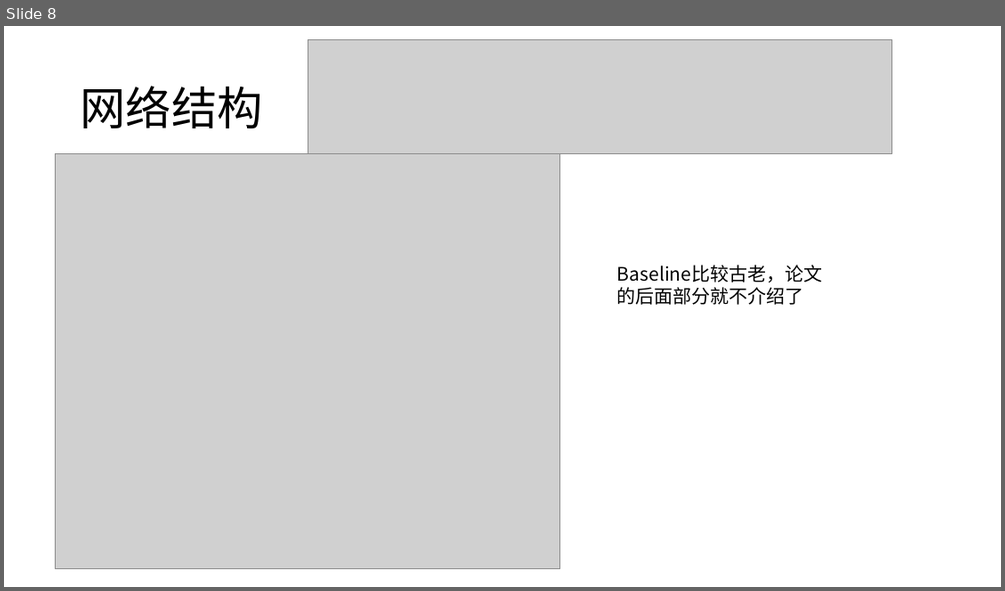
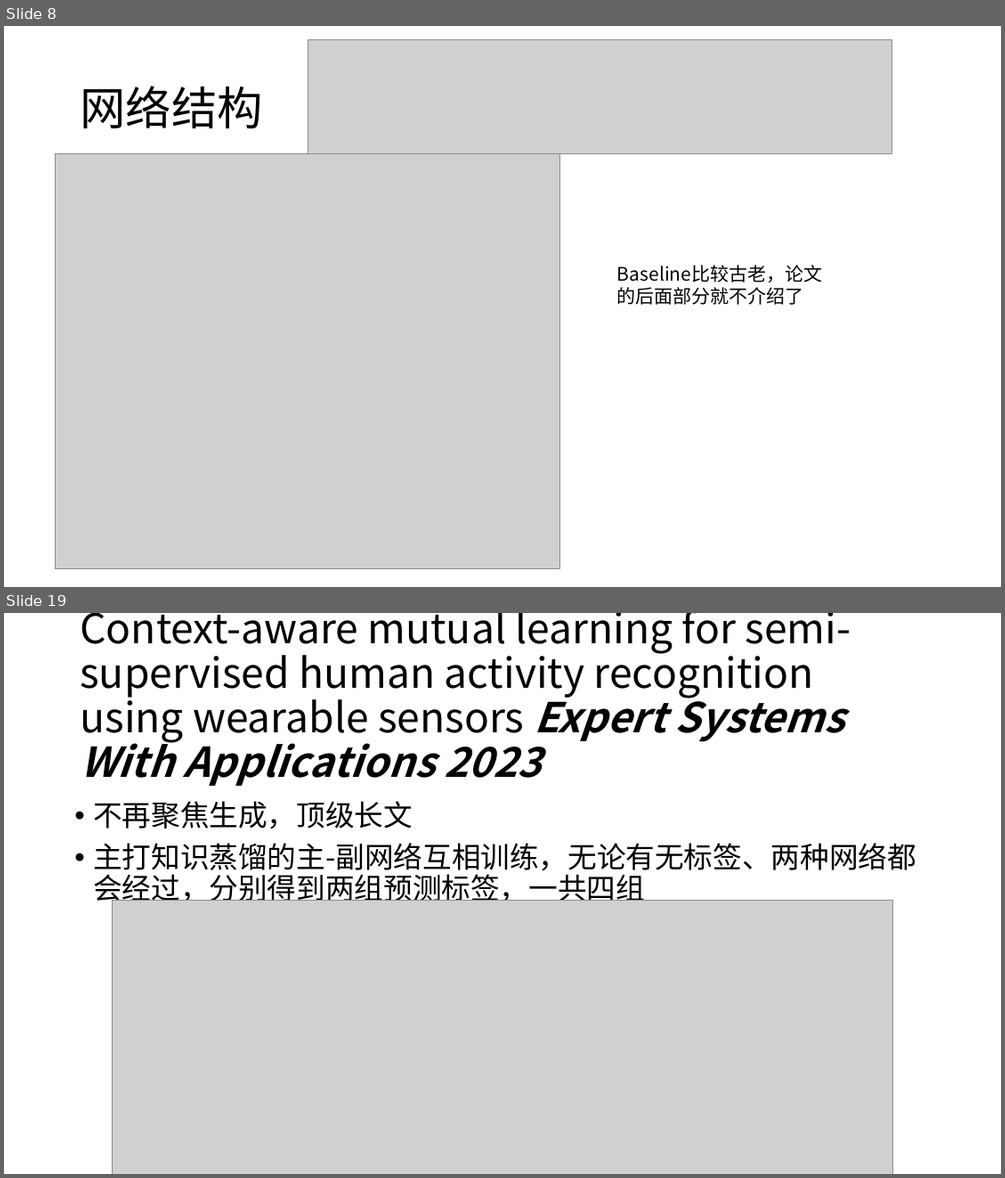
Before and after one commit to dundundundun5/python, a slide deck: literature_notes/ddnn-semi.pptx. Shown one above the other, each under a label of ours: slide 8 before the commit, slides 8 and 19 after it; the slides between them are not shown. The pictures are 1005x591 and 1005x1178 pixels, drawn with LibreOffice and Linux fonts; fonts in the diff are those of the drawing; grey boxes stand for pictures. Boxes give left, top, right and bottom in pixels: in the first picture for what was removed or moved away, otherwise in the second. Text is boxed around its words. In the diff, an @@ line names an element or a change of style, - is before the commit and + after.

```diff
--- a/literature_notes/ddnn-semi.pptx
+++ b/literature_notes/ddnn-semi.pptx
@@ slide 19 added at box(4, 613, 1001, 1174), background #FFFFFF @@
@@ title added at box(80, 613, 851, 786), 39.6 pt, text #000000 @@
+Context-aware mutual learning for semi-supervised human activity recognition using wearable sensors Expert Systems With Applications 2023
@@ text added at box(93, 801, 916, 907), 28 pt, text #000000 @@
+• 不再聚焦生成，顶级长文
+• 主打知识蒸馏的主-副网络互相训练，无论有无标签、两种网络都会经过，分别得到两组预测标签，一共四组
@@ picture added at box(113, 900, 892, 1174) @@
```
Also in this commit, not shown: 13 other slides added.
